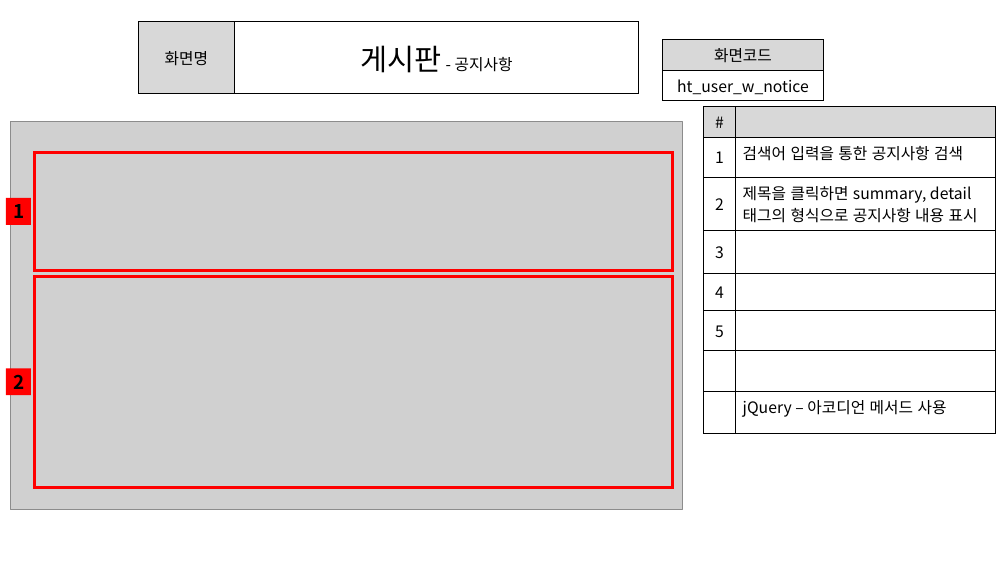
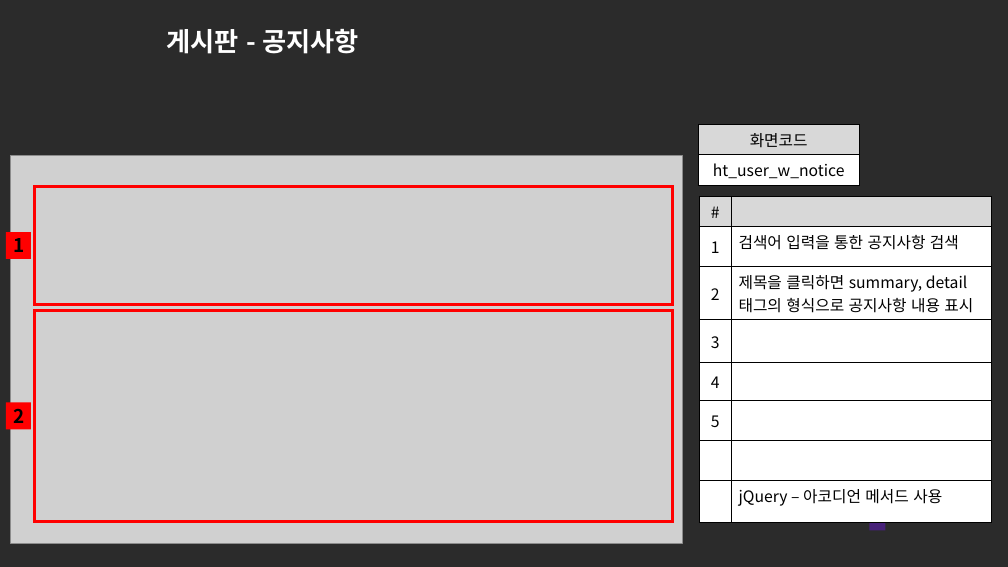
Before and after one commit to ezenteam2/e-Zone, a slide deck: slide 2 of 0 발표용 파워포인트/project05 - 파워포인트 종합 - 현태.pptx. Drawn at 1008x567 pixels with LibreOffice and Linux fonts; fonts in the diff are those of the drawing; grey boxes stand for pictures; background and template pictures are left out; a plain dark background stands for a picture behind light text. Boxes give left, top, right and bottom in pixels: in the first picture for what was removed or moved away, otherwise in the second. Text is boxed around its words. In the diff, an @@ line names an element or a change of style, - is before the commit and + after.

```diff
--- a/0 발표용 파워포인트/project05 - 파워포인트 종합 - 현태.pptx
+++ b/0 발표용 파워포인트/project05 - 파워포인트 종합 - 현태.pptx
@@ background #FFFFFF to picture (left out) @@
@@ table removed at (139, 22, 639, 93), 1 rows, 2 columns @@
-화면명 | 게시판 - 공지사항
@@ title added at (167, 29, 358, 54), 25 pt, text #FFFFFF, bold @@
+게시판 - 공지사항
@@ table: place and size @@
-table at (663, 40, 824, 99)
+table at (699, 124, 860, 183)
@@ rectangle: place and size @@
-rectangle at (34, 277, 672, 488)
+rectangle at (34, 187, 672, 305)
@@ table: place and size @@
-table at (704, 107, 996, 441)
+table at (699, 197, 991, 531)
@@ rectangle: place and size @@
-rectangle at (34, 153, 672, 271)
+rectangle at (34, 311, 672, 522)
@@ 2 rectangles, 1 picture: place and size @@
-2 rectangles, 1 picture at (6, 122, 683, 510)
+2 rectangles, 1 picture at (6, 156, 683, 544)
@@ rectangle added at (870, 486, 885, 501), fill #48C0DC @@
@@ rectangle added at (870, 501, 885, 516), fill #194B57 @@
@@ rectangle added at (870, 516, 885, 531), fill #472179 @@
```
Also in this commit, not shown: 19 other slides changed, 1 slide removed, 1 other file.
